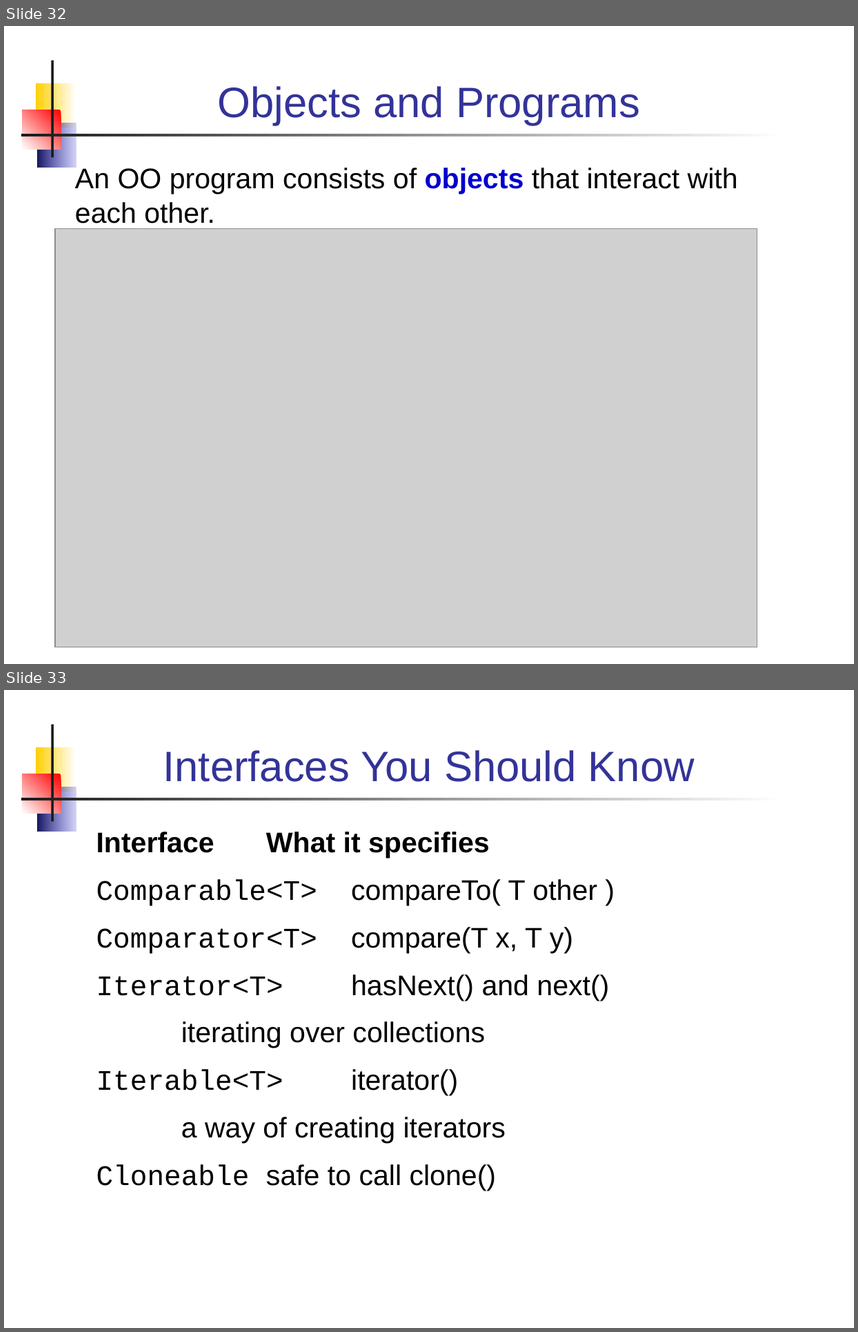
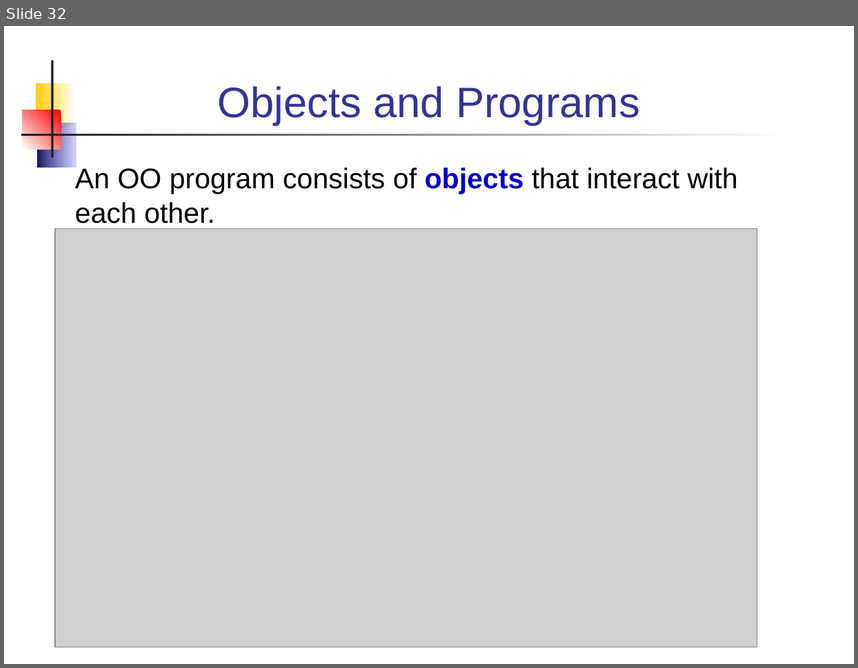
Before and after one commit to skeoop/skeoop.github.io, a slide deck: week2/3-Polymorphism.ppt. Shown one above the other, each under a label of ours: slides 32 and 33 before the commit, slide 32 after it. The pictures are 858x1332 and 858x668 pixels, drawn with LibreOffice and Linux fonts; fonts in the diff are those of the drawing; grey boxes stand for pictures. Boxes give left, top, right and bottom in pixels: in the first picture for what was removed or moved away, otherwise in the second. Text is boxed around its words. In the diff, an @@ line names an element or a change of style, - is before the commit and + after.

```diff
--- a/week2/3-Polymorphism.ppt
+++ b/week2/3-Polymorphism.ppt
@@ slide 33 removed at (4, 690, 854, 1328), background #FFFFFF; not listed: 5 template elements that a slide beside it also shows @@
@@ title removed at (163, 750, 695, 782) @@
-Interfaces You Should Know
@@ text removed at (96, 831, 609, 1190) @@
-Interface What it specifies
-Comparable<T> compareTo( T other )
-Comparator<T> compare(T x, T y)
-Iterator<T> hasNext() and next()
-iterating over collections
-Iterable<T> iterator()
-a way of creating iterators
-Cloneable safe to call clone()
```
Also in this commit, not shown: 14 other files.
